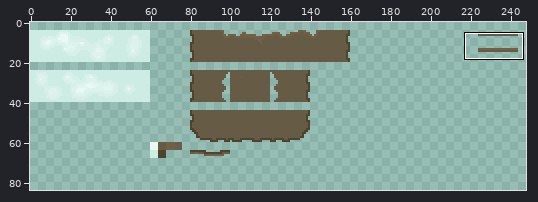
Two states of a sprite sheet, pointless-fighting/images/terrainNorth.png. Above, an overview of the earlier version with the close-up marked.
Close-up. Before:
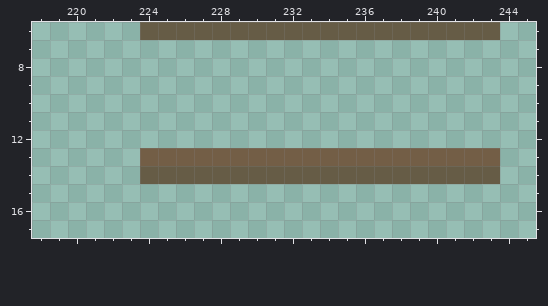
The file is 320x160 pixels. Pixels under 10% opacity are left out. Colours within 5 levels of each other are drawn and written as one. Shown: x 218..245, y 6..17. The wide view leaves out empty margins. The commit also changed other parts of the picture, which this record leaves out.
Once edited:
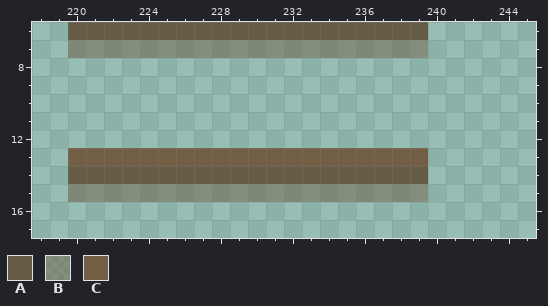
Palette (. is transparent): A #665c46  B #735e4680  C #735e46
Difference:
The edit adds colour A in row 6 at x 220 to 223; in row 14 at x 220 to 223.
The edit adds colour B in row 7 at x 220 to 239; in row 15 at x 220 to 239.
The edit adds colour C in row 13 at x 220 to 223.
The author cleared colour A in row 6 at x 240 to 243; in row 14 at x 240 to 243.
The author cleared colour C in row 13 at x 240 to 243.
